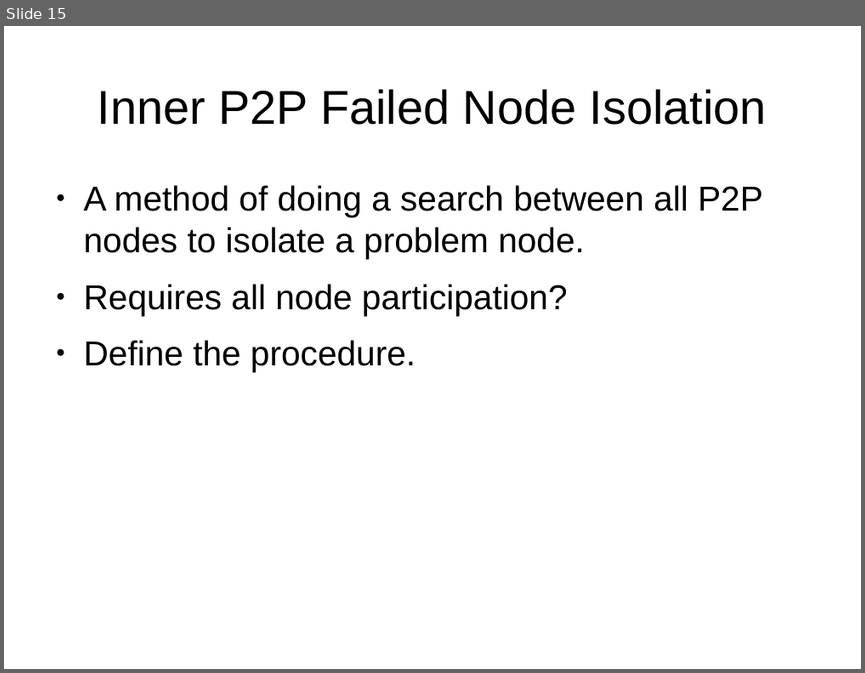
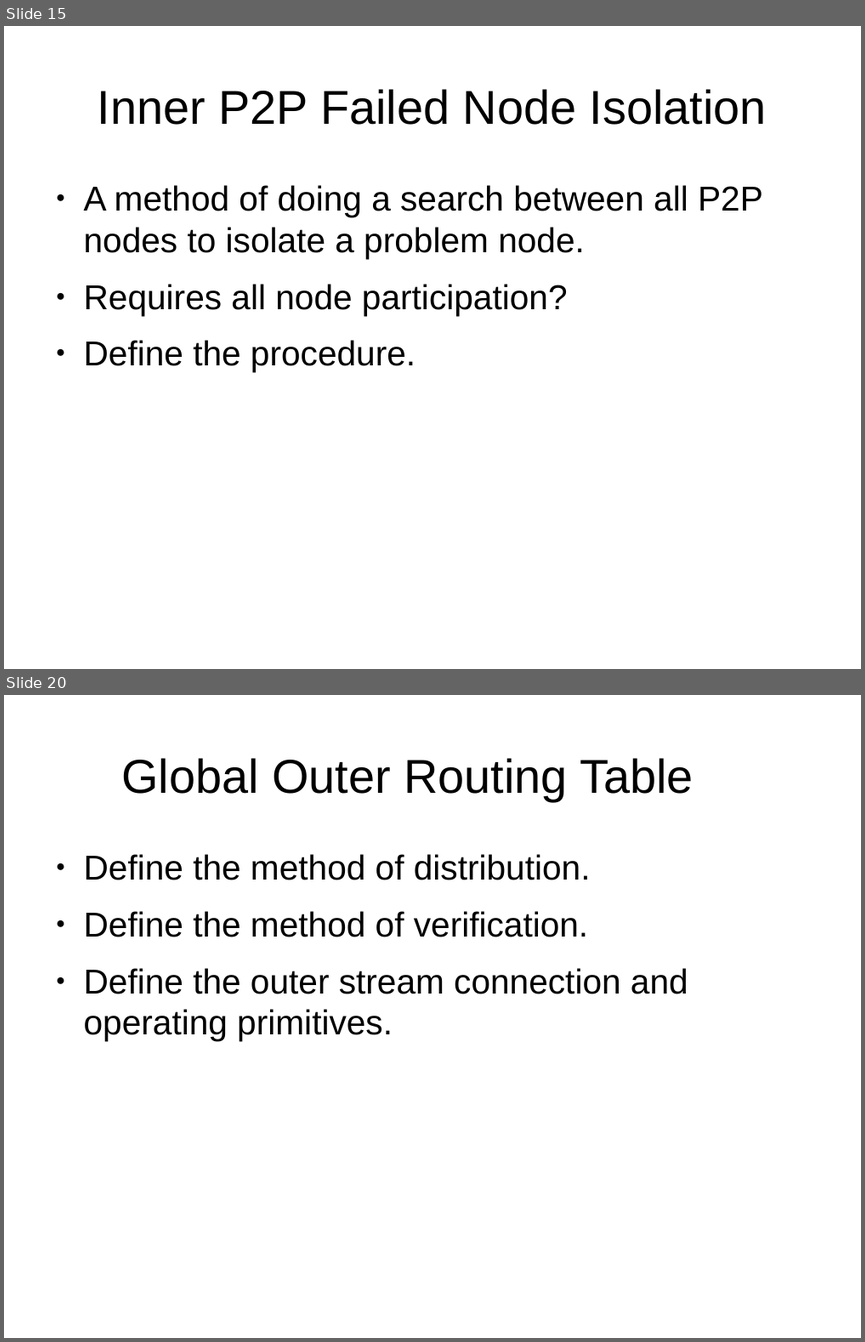
Before and after one commit to 8bitgeek/hive, a slide deck: docs/hive-slides.odp. Shown one above the other, each under a label of ours: slide 15 before the commit, slides 15 and 20 after it; the slides between them are not shown. The pictures are 865x673 and 865x1342 pixels, drawn with LibreOffice and Linux fonts; fonts in the diff are those of the drawing; background and template pictures are left out. Boxes give left, top, right and bottom in pixels: in the first picture for what was removed or moved away, otherwise in the second. Text is boxed around its words. In the diff, an @@ line names an element or a change of style, - is before the commit and + after.

```diff
--- a/docs/hive-slides.odp
+++ b/docs/hive-slides.odp
@@ slide 20 added at <box>4,695,861,1338</box>, background #FFFFFF @@
@@ title added at <box>121,758,693,801</box>, 44 pt, text #000000 @@
+Global Outer Routing Table
@@ text added at <box>84,854,688,1041</box>, 32 pt, text #000000 @@
+● Define the method of distribution.
+● Define the method of verification.
+● Define the outer stream connection and operating primitives.
```
Also in this commit, not shown: 2 slides changed, 3 other slides added.
